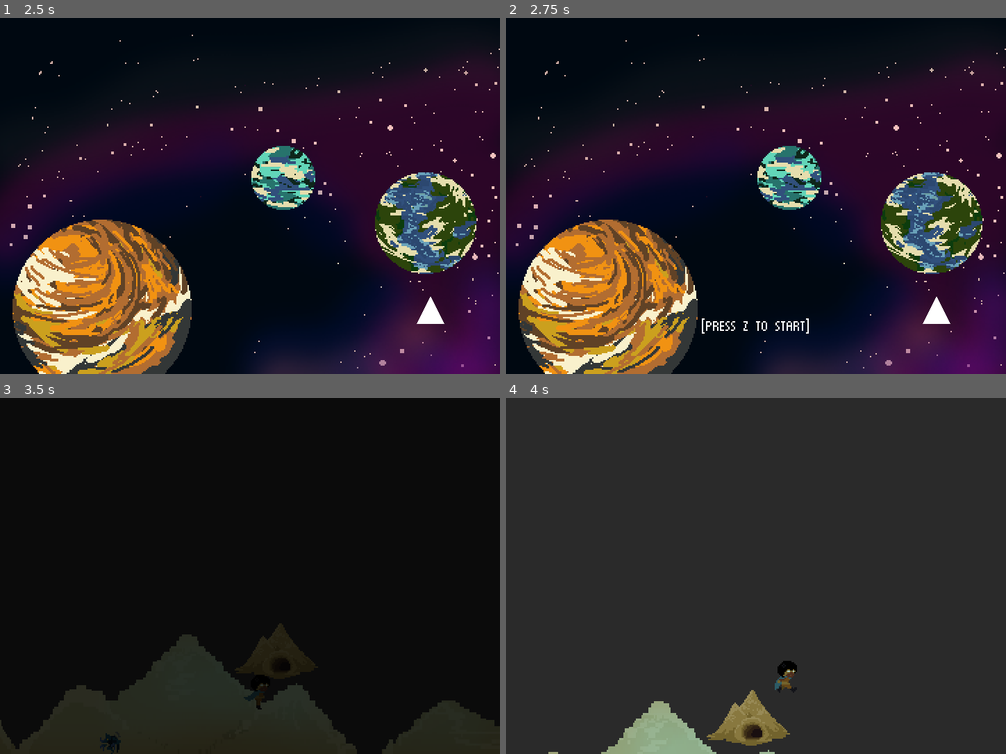
Above: before the commit, frames 1-4 (two rows, left to right).
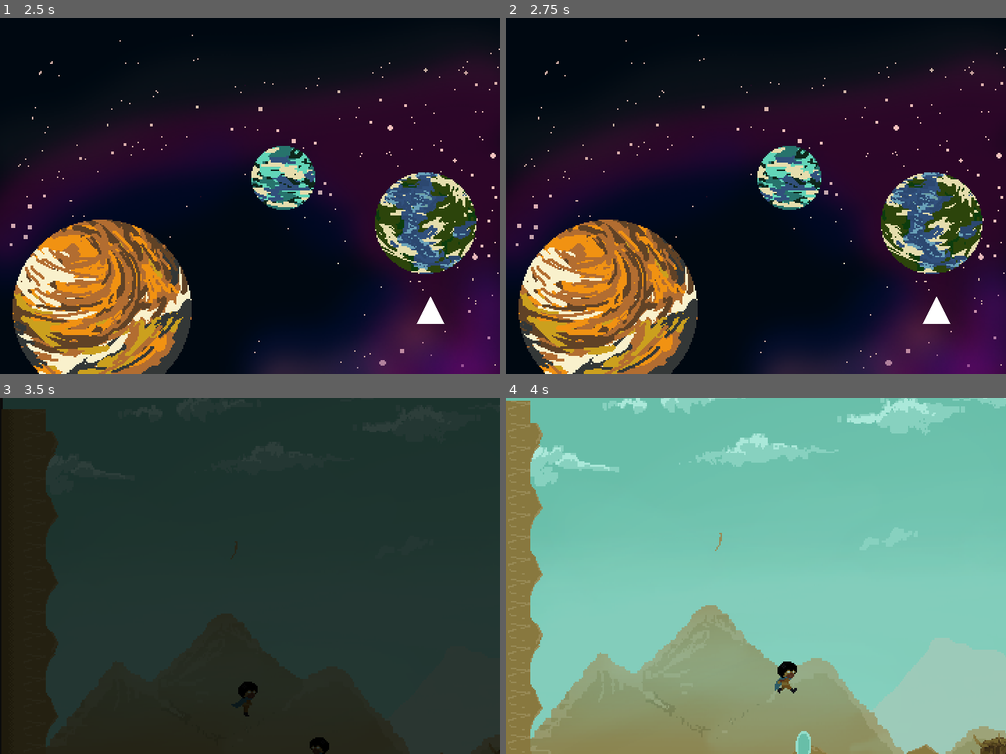
Above: after the commit, the same moments.

Repository: gpelussi/home_ggj19
Game: Godot game, scene res://HomeScreen/HomeScreen.tscn
The game is run twice, just before and just after one commit, with the same random seed, the same clock (stepped at 60 frames per second) and the same inputs.
Inputs:
- Up to frame 1 (2.5 s): hold Z (ACTION_CONFIRM) 0.53-1.28 s; hold Right (DIR_RIGHT) 0.53-2.03 s; tap Space (ACTION_JUMP) at 0.77, 1.52 s; tap Z (ACTION_CONFIRM) at 1.35 s; tap Enter at 2 s; hold Left (DIR_LEFT) from 2.03 s (still down); hold Z (ACTION_CONFIRM) from 2.03 s (still down)
- Up to frame 2 (2.75 s): keep holding Left (DIR_LEFT); keep holding Z (ACTION_CONFIRM)
- Up to frame 3 (3.5 s): release Left (DIR_LEFT) at 2.78 s; release Z (ACTION_CONFIRM) at 2.78 s; hold Right (DIR_RIGHT) from 2.78 s (still down); tap Z (ACTION_CONFIRM) at 2.85 s; tap Space (ACTION_JUMP) at 3.02 s
- Up to frame 4 (4 s): keep holding Right (DIR_RIGHT); hold Z (ACTION_CONFIRM) from 3.53 s (still down); tap Space (ACTION_JUMP) at 3.77 s

Frame 1 is identical in both runs. In frame 2, 0.2% of the frame differs, in the area x 39-61%, y 84-89%; in frame 3, 83%; in frame 4, 100%, in the area x 0-100%, y 0-100%.
Error before the commit: Invalid call. Nonexistent function 'hide' in base 'AnimationPlayer'. (res://HomeScreen/HomeScreen.gd:48)

Commit message:
Added fully functional portal

Diff:
--- a/src/Bodies/Components/Commands/Command.gd
+++ b/src/Bodies/Components/Commands/Command.gd
@@ -6,6 +6,8 @@
 onready var inventory = get_node("/root/Inventory")
 onready var textbox = get_node("/root/Hud/TextBox")
 onready var player_input = get_node("/root/PlayerInput")
+onready var screen_screamer = get_node("/root/ScreenScreamer")
+
 
 var run_recursive = true
 
--- a/src/Bodies/NPCs/Portal/Portal.tscn
+++ b/src/Bodies/NPCs/Portal/Portal.tscn
@@ -1,8 +1,9 @@
-[gd_scene load_steps=5 format=2]
+[gd_scene load_steps=6 format=2]
 
 [ext_resource path="res://Bodies/NPCs/NPC.tscn" type="PackedScene" id=1]
 [ext_resource path="res://Bodies/Components/InteractionEvent.tscn" type="PackedScene" id=2]
-[ext_resource path="res://Bodies/NPCs/Portal/Sprite.tscn" type="PackedScene" id=3]
+[ext_resource path="res://Bodies/Components/Commands/ChangeScreen.gd" type="Script" id=3]
+[ext_resource path="res://Bodies/NPCs/Portal/Sprite.tscn" type="PackedScene" id=4]
 
 [sub_resource type="RectangleShape2D" id=1]
 
@@ -25,8 +26,11 @@
 
 [node name="Node" type="Node" parent="Interaction/InteractionEvent" index="0"]
 
+script = ExtResource( 3 )
+screen_path = "res://HomeScreen/HomeScreen.tscn"
+
 [node name="TalkIcon" parent="." index="2"]
 
 position = Vector2( 0, -35 )
 
-[node name="Sprite" parent="." index="3" instance=ExtResource( 3 )]
+[node name="Sprite" parent="." index="3" instance=ExtResource( 4 )]
--- a/src/HomeScreen/HomeScreen.gd
+++ b/src/HomeScreen/HomeScreen.gd
@@ -45,7 +45,7 @@
 			choosing_planet = true
 			update_cursor()
 			title.hide()
-			press_start_animation_player.hide()
+			label.hide()
 			press_start_animation_player.stop()
 func start_game(world):
 		set_process_input(false)
--- a/src/Maps/Desert_Map.tscn
+++ b/src/Maps/Desert_Map.tscn
@@ -12,10 +12,9 @@
 [ext_resource path="res://Bodies/Player/Player.tscn" type="PackedScene" id=10]
 [ext_resource path="res://Bodies/NPCs/Portal/Portal.tscn" type="PackedScene" id=11]
 
-[node name="Node2D" type="Node2D" index="0"]
+[node name="Node2D" type="Node2D"]
 
 position = Vector2( 0, 600 )
-script = ExtResource( 1 )
 _sections_unfolded = [ "Transform", "Z Index" ]
 __meta__ = {
 "_edit_horizontal_guides_": [  ]
@@ -58,17 +57,17 @@
 
 position = Vector2( 360, -371 )
 scale = Vector2( 1, 1.39844 )
-texture = ExtResource( 2 )
+texture = ExtResource( 1 )
 
 [node name="paralax-2" type="Sprite" parent="." index="2"]
 
 position = Vector2( 360, -320 )
-texture = ExtResource( 3 )
+texture = ExtResource( 2 )
 
 [node name="Floor background" type="TileMap" parent="." index="3"]
 
 mode = 0
-tile_set = ExtResource( 4 )
+tile_set = ExtResource( 3 )
 cell_size = Vector2( 16, 16 )
 cell_quadrant_size = 16
 cell_custom_transform = Transform2D( 1, 0, 0, 1, 0, 0 )
@@ -89,30 +88,30 @@
 [node name="desert npc3 house" type="Sprite" parent="." index="4"]
 
 position = Vector2( 500, -300 )
-texture = ExtResource( 5 )
+texture = ExtResource( 4 )
 
 [node name="desert npc2 house" type="Sprite" parent="." index="5"]
 
 position = Vector2( 116, -214 )
-texture = ExtResource( 6 )
+texture = ExtResource( 5 )
 
 [node name="desert npc1 house" type="Sprite" parent="." index="6"]
 
 position = Vector2( 370, -230 )
-texture = ExtResource( 7 )
+texture = ExtResource( 6 )
 
-[node name="Cthulu" parent="." index="7" instance=ExtResource( 8 )]
+[node name="Cthulu" parent="." index="7" instance=ExtResource( 7 )]
 
 position = Vector2( 380, -200 )
 
-[node name="Beetle" parent="." index="8" instance=ExtResource( 9 )]
+[node name="Beetle" parent="." index="8" instance=ExtResource( 8 )]
 
 position = Vector2( 110, -190 )
 
 [node name="Floor background2" type="TileMap" parent="." index="9"]
 
 mode = 0
-tile_set = ExtResource( 4 )
+tile_set = ExtResource( 3 )
 cell_size = Vector2( 16, 16 )
 cell_quadrant_size = 16
 cell_custom_transform = Transform2D( 1, 0, 0, 1, 0, 0 )
@@ -130,11 +129,11 @@
 tile_data = PoolIntArray( -2228187, -1073741824, 0, -2228186, -1073741824, 0, -2228185, -1073741824, 0, -2228184, -1073 …(9463 unchanged characters)…
 _sections_unfolded = [ "Cell", "Collision" ]
 
-[node name="Jabafrog" parent="." index="10" instance=ExtResource( 10 )]
+[node name="Jabafrog" parent="." index="10" instance=ExtResource( 9 )]
 
 position = Vector2( 480, -250 )
 
-[node name="Player" parent="." index="11" instance=ExtResource( 11 )]
+[node name="Player" parent="." index="11" instance=ExtResource( 10 )]
 
 position = Vector2( 170, -270 )
 _sections_unfolded = [ "Collision", "Transform" ]
--- a/src/Maps/Earth_Map.tscn
+++ b/src/Maps/Earth_Map.tscn
@@ -12,7 +12,7 @@
 [ext_resource path="res://Bodies/NPCs/Portal/Portal.tscn" type="PackedScene" id=10]
 [ext_resource path="res://Bodies/Player/Player.tscn" type="PackedScene" id=11]
 
-[node name="Node2D" type="Node2D" index="0"]
+[node name="Node2D" type="Node2D"]
 
 [node name="Polygon2D" type="Polygon2D" parent="." index="0"]
 
@@ -48,12 +48,12 @@
 [node name="sky-earth" type="Sprite" parent="." index="1"]
 
 position = Vector2( 360, 130 )
-texture = ExtResource( 2 )
+texture = ExtResource( 1 )
 
 [node name="TileMap" type="TileMap" parent="." index="2"]
 
 mode = 0
-tile_set = ExtResource( 3 )
+tile_set = ExtResource( 2 )
 cell_size = Vector2( 16, 16 )
 cell_quadrant_size = 16
 cell_custom_transform = Transform2D( 1, 0, 0, 1, 0, 0 )
@@ -74,23 +74,23 @@
 [node name="earth npc2 house" type="Sprite" parent="TileMap" index="0"]
 
 position = Vector2( 410, 180 )
-texture = ExtResource( 4 )
+texture = ExtResource( 3 )
 
 [node name="earth npc3 house" type="Sprite" parent="TileMap" index="1"]
 
 position = Vector2( 570, 200 )
-texture = ExtResource( 5 )
+texture = ExtResource( 4 )
 
 [node name="eath npc1 house" type="Sprite" parent="TileMap" index="2"]
 
 position = Vector2( 260, 190 )
 scale = Vector2( 1.59375, 1.4375 )
-texture = ExtResource( 6 )
+texture = ExtResource( 5 )
 
 [node name="TileMap2" type="TileMap" parent="." index="3"]
 
 mode = 0
-tile_set = ExtResource( 3 )
+tile_set = ExtResource( 2 )
 cell_size = Vector2( 16, 16 )
 cell_quadrant_size = 16
 cell_custom_transform = Transform2D( 1, 0, 0, 1, 0, 0 )
--- a/src/Maps/Ice_Map.tscn
+++ b/src/Maps/Ice_Map.tscn
@@ -13,7 +13,7 @@
 [ext_resource path="res://Bodies/Player/Player.tscn" type="PackedScene" id=11]
 [ext_resource path="res://Bodies/NPCs/Portal/Portal.tscn" type="PackedScene" id=12]
 
-[node name="Node2D" type="Node2D" index="0"]
+[node name="Node2D" type="Node2D"]
 
 [node name="Polygon2D" type="Polygon2D" parent="." index="0"]
 
@@ -49,7 +49,7 @@
 [node name="ice-desert" type="Sprite" parent="." index="1"]
 
 position = Vector2( 360, 130 )
-texture = ExtResource( 2 )
+texture = ExtResource( 1 )
 
 [node name="happy-big-mountain" type="Sprite" parent="." index="2"]
 
